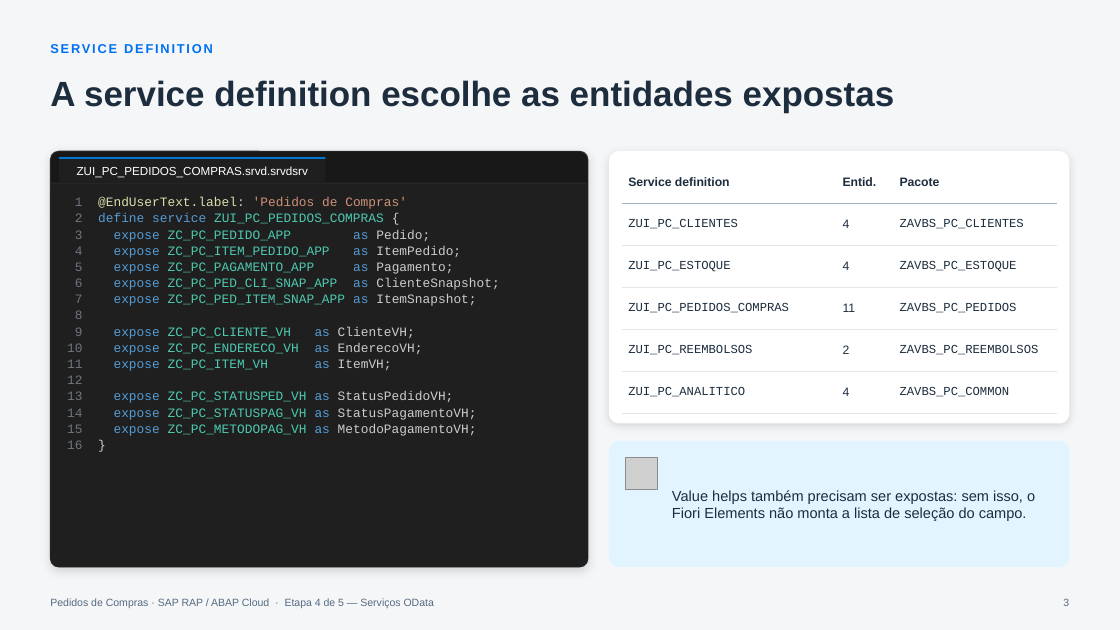
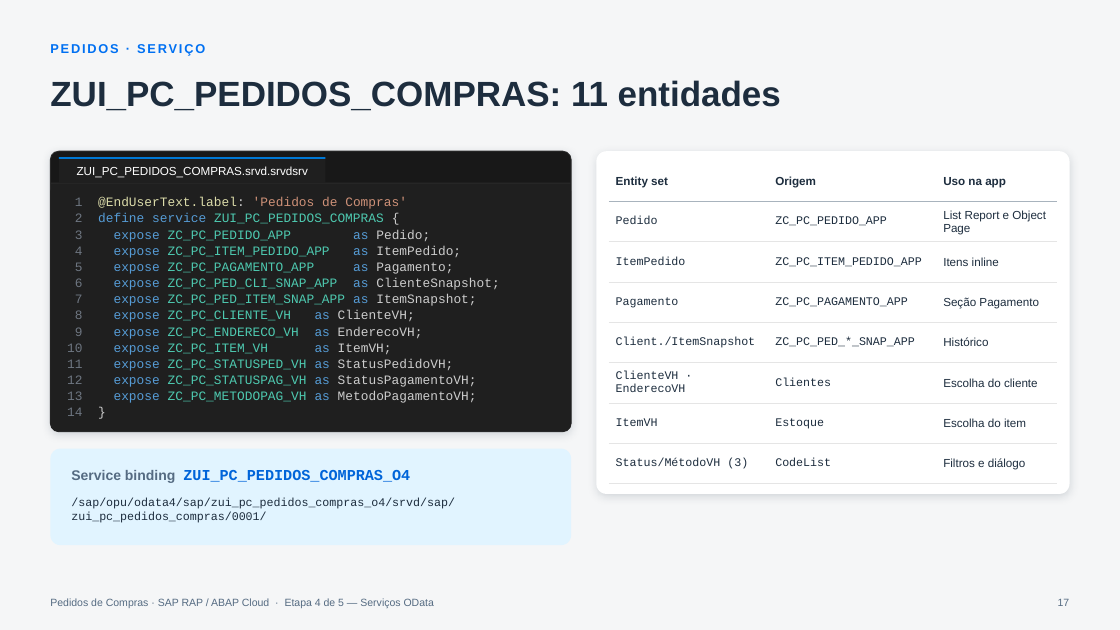
Before and after one commit to AdrianoBispo/sap-abap-rap-pedidos-de-compras-app, a slide deck: slide 17 of docs/apresentacoes/04-servicos-odata.pptx (slide 3 before the commit). Drawn at 1120x630 pixels with LibreOffice and Linux fonts; fonts in the diff are those of the drawing; grey boxes stand for pictures. Boxes give left, top, right and bottom in pixels: in the first picture for what was removed or moved away, otherwise in the second. Text is boxed around its words. In the diff, an @@ line names an element or a change of style, - is before the commit and + after.

```diff
--- a/docs/apresentacoes/04-servicos-odata.pptx
+++ b/docs/apresentacoes/04-servicos-odata.pptx
@@ text at bbox=[50, 44, 205, 55]: text changed @@
-SERVICE DEFINITION
+PEDIDOS · SERVIÇO
@@ title at bbox=[50, 80, 781, 111]: text changed @@
-A service definition escolhe as entidades expostas
+ZUI_PC_PEDIDOS_COMPRAS: 11 entidades
@@ rounded rectangle: place and size @@
-rounded rectangle at bbox=[50, 151, 588, 567]
+rounded rectangle at bbox=[50, 151, 571, 432]
@@ rounded rectangle: place and size @@
-rounded rectangle at bbox=[609, 151, 1070, 423]
+rounded rectangle at bbox=[597, 151, 1070, 494]
@@ table at bbox=[609, 161, 1057, 474] @@
-row 1: Service definition | Entid. | Pacote
-row 2: ZUI_PC_CLIENTES | 4 | ZAVBS_PC_CLIENTES
-row 3: ZUI_PC_ESTOQUE | 4 | ZAVBS_PC_ESTOQUE
-row 4: ZUI_PC_PEDIDOS_COMPRAS | 11 | ZAVBS_PC_PEDIDOS
-row 5: ZUI_PC_REEMBOLSOS | 2 | ZAVBS_PC_REEMBOLSOS
-row 6: ZUI_PC_ANALITICO | 4 | ZAVBS_PC_COMMON
+row 1: Entity set | Origem | Uso na app
+row 2: Pedido | ZC_PC_PEDIDO_APP | List Report e Object Page
+row 3: ItemPedido | ZC_PC_ITEM_PEDIDO_APP | Itens inline
+row 4: Pagamento | ZC_PC_PAGAMENTO_APP | Seção Pagamento
+row 5: Client./ItemSnapshot | ZC_PC_PED_*_SNAP_APP | Histórico
+row 6: ClienteVH · EnderecoVH | Clientes | Escolha do cliente
+row 7: ItemVH | Estoque | Escolha do item
+row 8: Status/MétodoVH (3) | CodeList | Filtros e diálogo
@@ table: place and size @@
-table at bbox=[622, 161, 1057, 401]
+table at bbox=[609, 161, 1057, 474]
@@ rounded rectangle: place and size @@
-rounded rectangle at bbox=[50, 183, 588, 567]
+rounded rectangle at bbox=[50, 183, 571, 432]
@@ rectangle: place and size @@
-rectangle at bbox=[51, 183, 587, 196]
+rectangle at bbox=[51, 183, 571, 196]
@@ line moved from (51, 183) - (587, 183) to (51, 183) - (571, 183) @@
@@ text at bbox=[114, 310, 477, 403]: text changed @@
-8
-9 expose ZC_PC_CLIENTE_VH as ClienteVH;
-10 expose ZC_PC_ENDERECO_VH as EnderecoVH;
-11 expose ZC_PC_ITEM_VH as ItemVH;
-12
-13 expose ZC_PC_STATUSPED_VH as StatusPedidoVH;
-14 expose ZC_PC_STATUSPAG_VH as StatusPagamentoVH;
-15 expose ZC_PC_METODOPAG_VH as MetodoPagamentoVH;
-16 }
+8 expose ZC_PC_CLIENTE_VH as ClienteVH;
+9 expose ZC_PC_ENDERECO_VH as EnderecoVH;
+10 expose ZC_PC_ITEM_VH as ItemVH;
+11 expose ZC_PC_STATUSPED_VH as StatusPedidoVH;
+12 expose ZC_PC_STATUSPAG_VH as StatusPagamentoVH;
+13 expose ZC_PC_METODOPAG_VH as MetodoPagamentoVH;
+14 }
@@ proportions changed in 4 elements at bbox=[50, 151, 571, 432], bbox=[50, 183, 571, 432], bbox=[597, 151, 1070, 494], bbox=[50, 449, 571, 545] @@
@@ rounded rectangle: place and size @@
-rounded rectangle at bbox=[609, 441, 1070, 567]
+rounded rectangle at bbox=[50, 449, 571, 545]
@@ text added at bbox=[71, 470, 410, 483], 13 pt, text #0064D9, bold @@
+Service binding ZUI_PC_PEDIDOS_COMPRAS_O4
@@ picture removed at bbox=[626, 458, 658, 490] @@
@@ text added at bbox=[71, 498, 455, 523], 10 pt, text #1D2D3E @@
+/sap/opu/odata4/sap/zui_pc_pedidos_compras_o4/srvd/sap/zui_pc_pedidos_compras/0001/
@@ text removed at bbox=[672, 490, 1035, 521] @@
-Value helps também precisam ser expostas: sem isso, o Fiori Elements não monta a lista de seleção do campo.
@@ page number at bbox=[1058, 599, 1070, 606]: text changed @@
-3
+17
```
Also in this commit, not shown: 7 other slides changed, 12 slides added.
